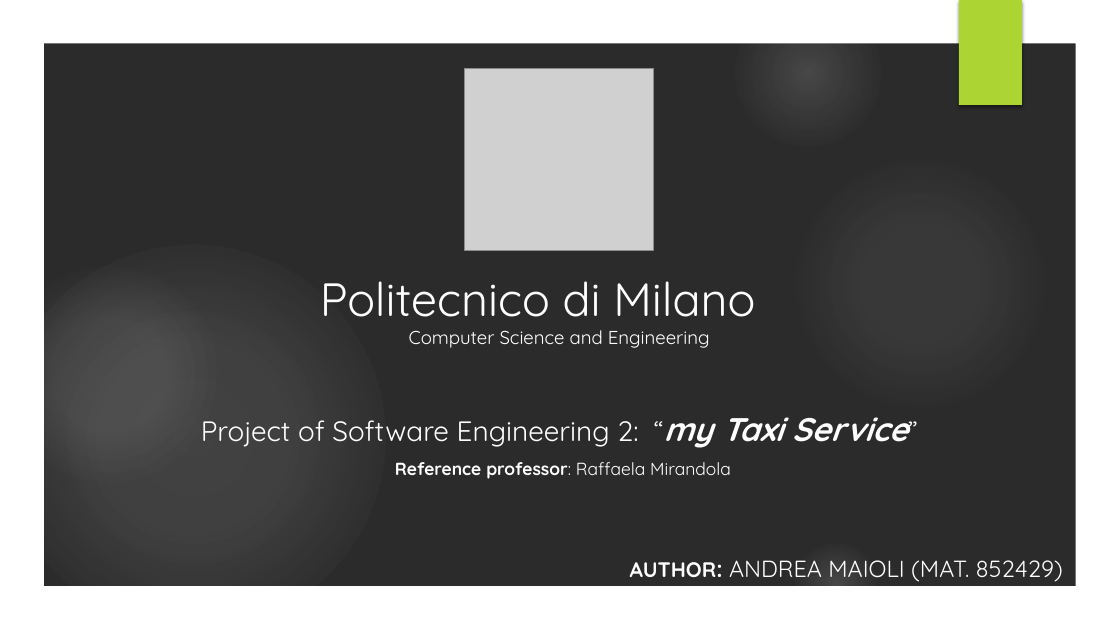
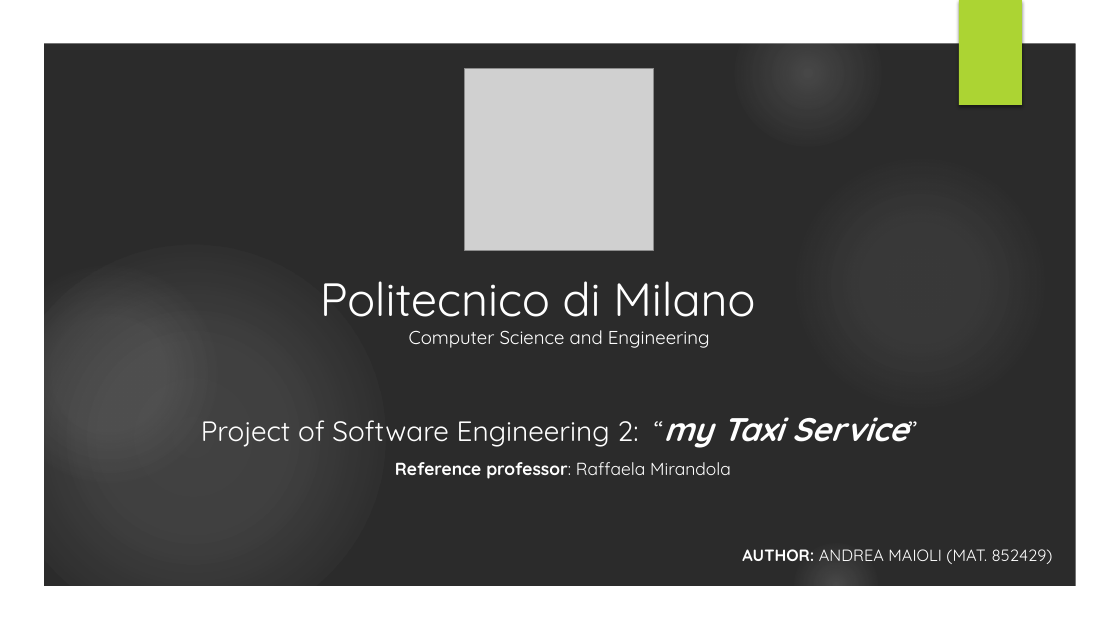
Before and after one commit to Maiux92/ingsw2project, a slide deck: slide 1 of Slides/Project Presentation.pptx. Drawn at 1120x630 pixels with LibreOffice and Linux fonts; fonts in the diff are those of the drawing; grey boxes stand for pictures; background and template pictures are left out; a plain dark background stands for a picture behind light text. Boxes give left, top, right and bottom in pixels: in the first picture for what was removed or moved away, otherwise in the second. Text is boxed around its words. In the diff, an @@ line names an element or a change of style, - is before the commit and + after.

```diff
--- a/Slides/Project Presentation.pptx
+++ b/Slides/Project Presentation.pptx
@@ subtitle "AUTHOR: ANDREA MAIOLI (MAT. 852429)": place and size @@
-subtitle "AUTHOR: ANDREA MAIOLI (MAT. 852429)" at [630, 560, 1063, 582]
+subtitle "AUTHOR: ANDREA MAIOLI (MAT. 852429)" at [742, 549, 1053, 564]
@@ subtitle "AUTHOR: ANDREA MAIOLI (MAT. 852429)" at [742, 549, 1053, 564]: size 18 to 14 pt in "AUTHOR:"; size 20 to 14 pt in "AUTHOR: ANDREA MAIOLI (MAT. 852429)" @@
```
Also in this commit, not shown: 1 other file.
